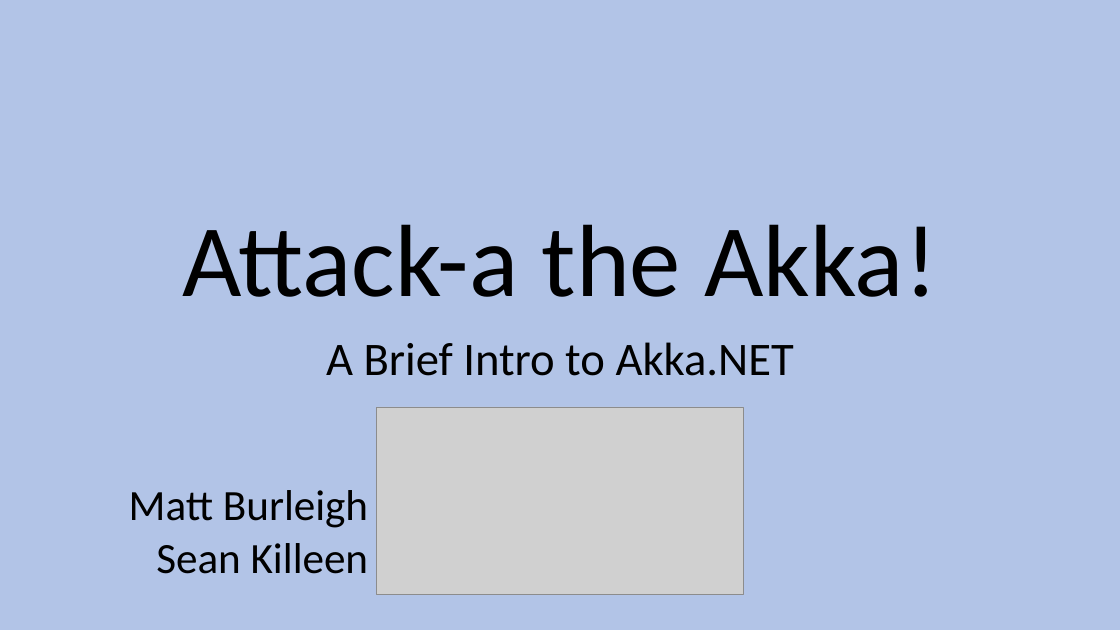
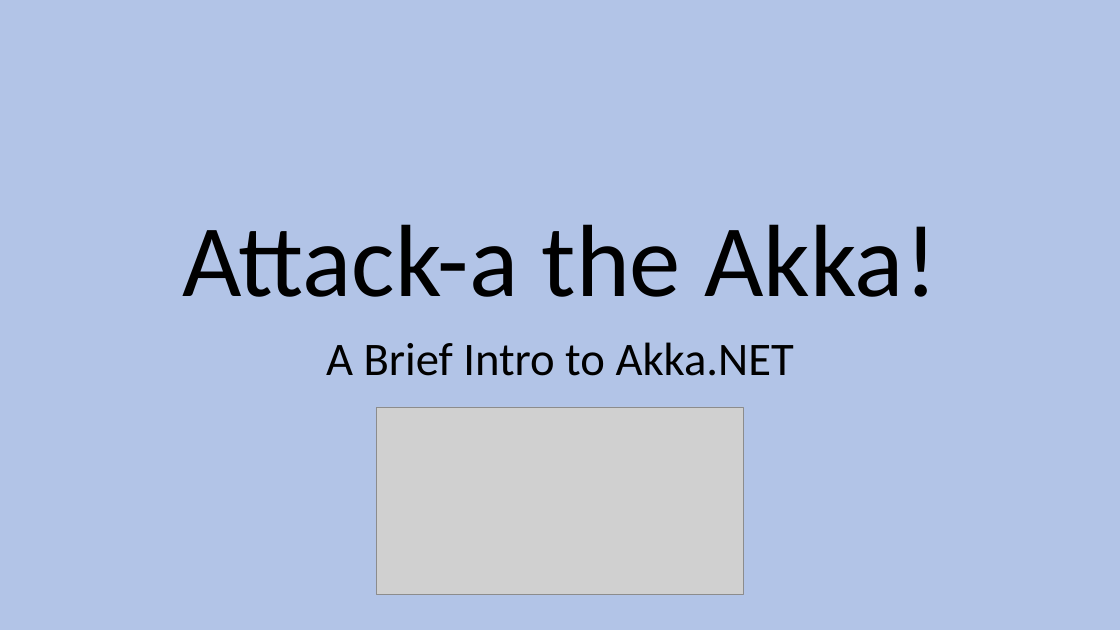
Before and after one commit to SeanKilleen/Presentations, a slide deck: slide 1 of 2016-06_AkkaIntro/presentation/BaltoMSDN_Akka.pptx. Drawn at 1120x630 pixels with LibreOffice and Linux fonts; fonts in the diff are those of the drawing; grey boxes stand for pictures. Boxes give left, top, right and bottom in pixels: in the first picture for what was removed or moved away, otherwise in the second. Text is boxed around its words. In the diff, an @@ line names an element or a change of style, - is before the commit and + after.

```diff
--- a/2016-06_AkkaIntro/presentation/BaltoMSDN_Akka.pptx
+++ b/2016-06_AkkaIntro/presentation/BaltoMSDN_Akka.pptx
@@ text removed at (x1=129, y1=490, x2=369, y2=574) @@
-Matt Burleigh
-Sean Killeen
```
Also in this commit, not shown: 2 other slides changed, 1 slide added, 1 other file.
